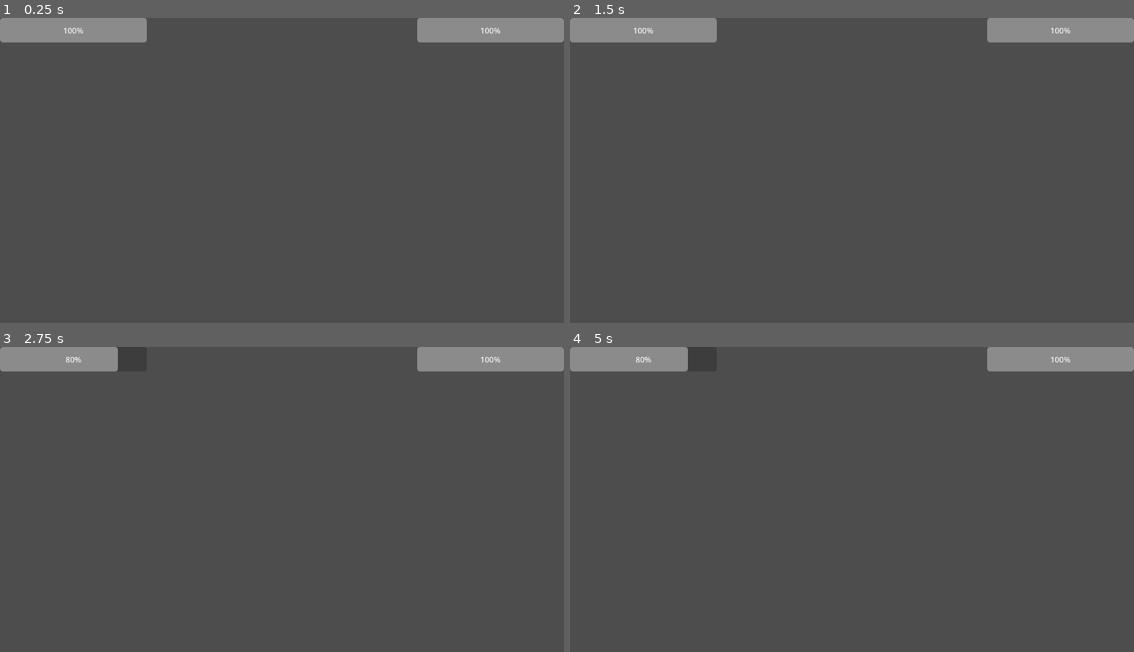
Above: before the commit, frames 1-4 (two rows, left to right).
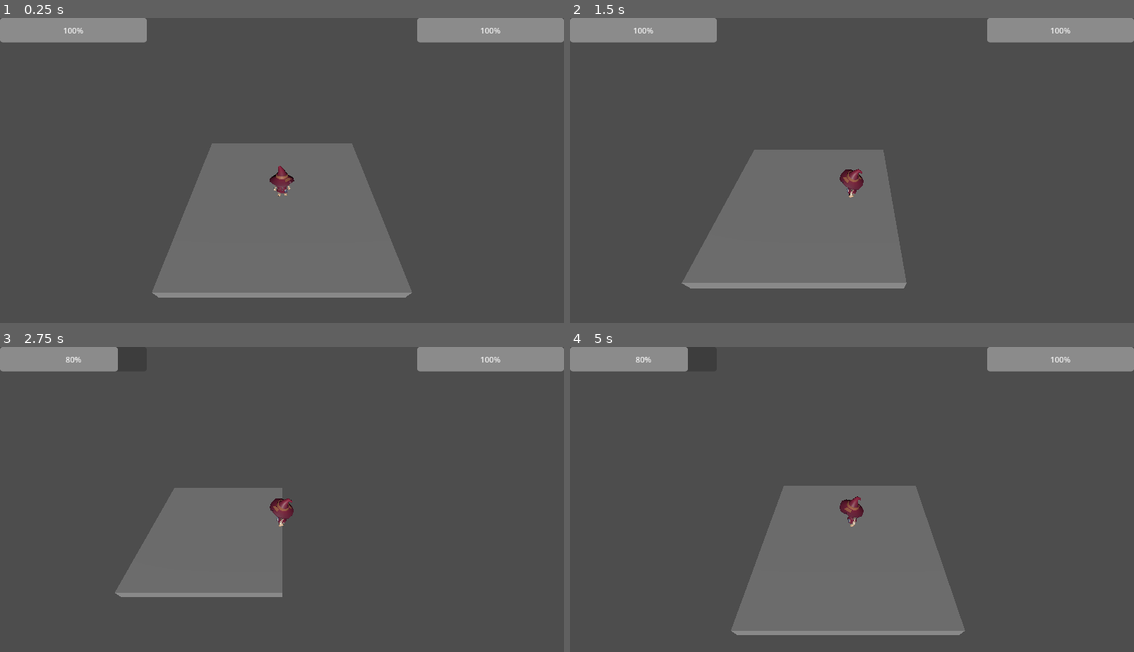
Above: after the commit, the same moments.

Repository: xatar/Gamejam17
Game: Godot game, scene res://Maps/game.tscn
Two runs of this game, one before a commit and one after it. Both use one fixed random seed, a clock stepped at 60 frames per second and the inputs below.
Inputs (mouse positions are in pixels of both pictures, inside the frame that each line leads up to):
- Up to frame 1 (0.25 s): no input
- Up to frame 2 (1.5 s): tap Enter (ui_accept) at 0.5, 0.6, 0.77, 1.07 s; move the mouse to (976, 161) at 0.52 s; hold D (move_right, bound only after the commit) 0.53-1.28 s; move the mouse to (739, 191) at 1.27 s; hold S (move_back, bound only after the commit) from 1.28 s (still down); tap H (heal) at 1.35 s
- Up to frame 3 (2.75 s): tap Enter (ui_accept) at 1.52, 1.55, 1.82, 2.3 s; move the mouse to (338, 435) at 2.02 s; release S (move_back, bound only after the commit) at 2.03 s; hold D (move_right, bound only after the commit) from 2.03 s (still down); tap X (take_damage) at 2.1 s
- Up to frame 4 (5 s): move the mouse to (823, 569) at 2.77 s; release D (move_right, bound only after the commit) at 2.78 s; hold W (move_forward, bound only after the commit) 2.78-3.53 s; tap Enter (ui_accept) at 2.85, 3.02, 3.32, 3.77, 3.8, 4.07, 4.52, 4.55, 4.82 s; move the mouse to (1021, 551) at 3.52 s; hold A (move_left, bound only after the commit) from 3.53 s (still down); tap H (heal) at 3.6 s; move the mouse to (682, 456) at 4.27 s; tap X (take_damage) at 4.35 s

The runs differ from the first frame. In frame 1, 18% of the frame differs, in the area x 26-74%, y 41-92%; in frame 2, 14%; in frame 3, 8.9%; in frame 4, 16%.

Commit message:
Added Top-Down Movement

Diff:
--- a/Character/Player/Scenes/player.tscn
+++ b/Character/Player/Scenes/player.tscn
@@ -1,9 +1,12 @@
-[gd_scene load_steps=5 format=3 uid="uid://d0v5f8t7pe0qd"]
+[gd_scene load_steps=7 format=3 uid="uid://d0v5f8t7pe0qd"]
 
 [ext_resource type="Script" uid="uid://dvcus4d3y8q5g" path="res://Character/Player/Scripts/player.gd" id="1_rg7kn"]
 [ext_resource type="Script" uid="uid://0r8jlbqx68ko" path="res://Components/Scripts/health_component.gd" id="2_6w32e"]
 [ext_resource type="Script" uid="uid://3wmy368uki6" path="res://Components/Scripts/attack_component.gd" id="3_1lbty"]
 [ext_resource type="PackedScene" uid="uid://b3ccqayos0ru2" path="res://UI/Scenes/health_bar.tscn" id="3_52sos"]
+[ext_resource type="PackedScene" uid="uid://bcsrq2u2qvxaq" path="res://Assets/skeleton_mage.glb" id="5_1lbty"]
+
+[sub_resource type="CapsuleShape3D" id="CapsuleShape3D_g5gpy"]
 
 [node name="Player" type="CharacterBody3D" node_paths=PackedStringArray("health_component", "attack_component")]
 script = ExtResource("1_rg7kn")
@@ -23,3 +26,103 @@
 
 [node name="HealthBar" parent="CanvasLayer" node_paths=PackedStringArray("owning_character") instance=ExtResource("3_52sos")]
 owning_character = NodePath("../..")
+
+[node name="CollisionShape3D" type="CollisionShape3D" parent="."]
+transform = Transform3D(1, 0, 0, 0, 1, 0, 0, 0, 1, 0, 1, 0)
+shape = SubResource("CapsuleShape3D_g5gpy")
+
+[node name="skeleton_mage" parent="." instance=ExtResource("5_1lbty")]
+transform = Transform3D(-1, 0, -8.74228e-08, 0, 1, 0, 8.74228e-08, 0, -1, 0, 0, 0)
+
+[node name="Skeleton3D" parent="skeleton_mage/Rig" index="0"]
+bones/1/position = Vector3(0, 0.392064, 0)
+bones/1/rotation = Quaternion(-1.11123e-10, 0.0431578, 2.57241e-09, 0.999068)
+bones/1/scale = Vector3(1, 1, 1)
+bones/2/rotation = Quaternion(-6.93889e-18, 7.10543e-15, 4.93038e-32, 1)
+bones/2/scale = Vector3(1, 1, 1)
+bones/3/rotation = Quaternion(8.27181e-25, 3.72529e-09, -2.75506e-40, 1)
+bones/3/scale = Vector3(1, 1, 1)
+bones/4/position = Vector3(0.212007, 0.134132, 7.92996e-08)
+bones/4/rotation = Quaternion(-0.559906, -0.0608803, -0.643974, 0.517779)
+bones/4/scale = Vector3(0.999999, 0.999999, 1)
+bones/5/rotation = Quaternion(3.65498e-08, -4.88301e-08, -0.494719, 0.869053)
+bones/5/scale = Vector3(1, 0.999999, 1)
+bones/6/rotation = Quaternion(1.44633e-08, 1.26672e-08, 0.0266581, 0.999645)
+bones/6/scale = Vector3(1, 1, 1)
+bones/7/rotation = Quaternion(-0.321065, -0.325319, 0.145726, 0.87741)
+bones/7/scale = Vector3(1, 1, 1)
+bones/8/position = Vector3(8.34843e-10, 0.0961252, -0.0575)
+bones/8/rotation = Quaternion(-3.6586e-09, 6.87811e-09, -0.707107, 0.707107)
+bones/8/scale = Vector3(1, 1, 1)
+bones/9/position = Vector3(-0.212007, 0.134132, 8.6814e-08)
+bones/9/rotation = Quaternion(-0.618244, 0.0807287, 0.618012, 0.478873)
+bones/9/scale = Vector3(0.999999, 0.999999, 1)
+bones/10/rotation = Quaternion(2.09853e-08, 5.12855e-08, 0.517939, 0.855417)
+bones/10/scale = Vector3(1, 1, 1)
+bones/11/rotation = Quaternion(-4.94615e-10, -1.45974e-08, -0.0266581, 0.999645)
+bones/11/scale = Vector3(1, 1, 1)
+bones/12/rotation = Quaternion(-0.319291, 0.300524, -0.22735, 0.869512)
+bones/12/scale = Vector3(1, 1, 1)
+bones/13/position = Vector3(-1.5736e-08, 0.0961251, -0.0575)
+bones/13/rotation = Quaternion(-1.02444e-09, -4.24391e-09, 0.707107, 0.707107)
+bones/13/scale = Vector3(1, 1, 1)
+bones/14/rotation = Quaternion(-5.80608e-11, -0.0313417, -1.88012e-09, 0.999509)
+bones/14/scale = Vector3(1, 1, 1)
+bones/16/position = Vector3(0.170945, 0.113587, 1.59941e-08)
+bones/16/rotation = Quaternion(0.996185, 0.0479136, 0.0566427, -0.045939)
+bones/16/scale = Vector3(1, 1, 1)
+bones/17/rotation = Quaternion(0.165014, 6.49414e-08, -1.11407e-07, 0.986291)
+bones/17/scale = Vector3(1, 1, 1)
+bones/18/rotation = Quaternion(-0.533729, -0.260895, -1.72985e-05, 0.804405)
+bones/18/scale = Vector3(1, 1, 0.999999)
+bones/19/rotation = Quaternion(0.000263472, 0.920216, -0.391412, -5.96391e-05)
+bones/19/scale = Vector3(1, 0.999997, 1)
+bones/20/position = Vector3(-0.170945, 0.113587, 1.55755e-08)
+bones/20/rotation = Quaternion(0.997322, -0.0294574, 0.0315293, 0.0590483)
+bones/20/scale = Vector3(1, 1, 1)
+bones/21/rotation = Quaternion(0.274008, -6.38135e-08, 1.92761e-07, 0.961727)
+bones/21/scale = Vector3(1, 1, 1)
+bones/22/rotation = Quaternion(-0.559039, 0.114513, -0.00862763, 0.82115)
+bones/22/scale = Vector3(1, 1, 0.999999)
+bones/23/rotation = Quaternion(-8.93489e-05, 0.920222, -0.391398, 2.0291e-05)
+bones/23/scale = Vector3(1, 0.999998, 1)
+bones/24/rotation = Quaternion(0.707107, -2.29302e-07, -4.60552e-08, 0.707107)
+bones/25/position = Vector3(0.213918, 0.0259903, 0.173866)
+bones/25/rotation = Quaternion(-0.705092, 0.0533355, 0.0533355, 0.705092)
+bones/26/rotation = Quaternion(9.65792e-09, 1.77955e-09, 0.985719, -0.168398)
+bones/27/position = Vector3(-1.11482e-08, 0.213436, -5.36347e-09)
+bones/27/rotation = Quaternion(-1.10961e-07, 0.391084, 0.920355, -2.67919e-08)
+bones/27/scale = Vector3(1, 1, 1)
+bones/28/position = Vector3(-6.31128e-09, 0.16565, -7.10267e-09)
+bones/28/scale = Vector3(1, 1, 1)
+bones/29/rotation = Quaternion(1, -8.27364e-11, 1.94627e-07, -7.45058e-09)
+bones/29/scale = Vector3(1, 1, 1)
+bones/30/rotation = Quaternion(5.55113e-17, -6.74098e-17, -1.94669e-08, 1)
+bones/31/rotation = Quaternion(0.707107, -3.82385e-08, 1.45009e-07, 0.707107)
+bones/32/rotation = Quaternion(-0.707107, -7.05285e-08, -7.05285e-08, 0.707107)
+bones/33/rotation = Quaternion(-5.83589e-09, 6.43837e-10, 0.994809, 0.101756)
+bones/34/position = Vector3(-1.11482e-08, 0.213436, -2.50942e-15)
+bones/34/rotation = Quaternion(-1.05796e-07, 0.391084, 0.920355, -2.58643e-08)
+bones/34/scale = Vector3(1, 1, 1)
+bones/35/position = Vector3(-6.31128e-09, 0.16565, 2.70695e-09)
+bones/35/rotation = Quaternion(-0.391084, -6.73931e-08, -6.22002e-08, 0.920355)
+bones/35/scale = Vector3(1, 1, 1)
+bones/36/rotation = Quaternion(1, 3.76526e-09, 1.94879e-07, 7.45058e-09)
+bones/36/scale = Vector3(1, 1, 1)
+bones/37/rotation = Quaternion(1.00614e-16, -6.74098e-17, -1.57416e-08, 1)
+bones/37/scale = Vector3(1, 1, 1)
+bones/38/rotation = Quaternion(-0.707107, -7.27951e-08, -7.27951e-08, 0.707107)
+bones/39/position = Vector3(0.520841, 0.788312, -0.0576373)
+bones/39/rotation = Quaternion(0.794627, -1.11759e-07, 0.607098, -5.96046e-08)
+bones/40/rotation = Quaternion(-0.707107, -7.27951e-08, -7.27951e-08, 0.707107)
+bones/41/position = Vector3(-0.510844, 0.788312, 0.0597369)
+bones/41/rotation = Quaternion(-0.758253, -1.52737e-07, 0.651961, -1.11759e-08)
+bones/41/scale = Vector3(1, 1, 1)
+
+[node name="Skeleton_Mage_Hat" parent="skeleton_mage/Rig/Skeleton3D" index="0"]
+transform = Transform3D(0.99972, -1.40143e-09, 0.0236466, 1.39341e-09, 1, 3.55686e-10, -0.0236466, -3.22637e-10, 0.99972, 0.000286014, 1.7705, -6.90145e-06)
+
+[node name="AnimationPlayer" parent="skeleton_mage" index="1"]
+autoplay = "Idle"
+
+[editable path="skeleton_mage"]
--- a/Character/Player/Scripts/player.gd
+++ b/Character/Player/Scripts/player.gd
@@ -1,8 +1,49 @@
 class_name Player
 extends Character
+
+@export var speed: float = 5.0
+@export var jump_velocity: float = 4.5
+@export var camera: Camera3D
+
+func _unhandled_input(event: InputEvent) -> void:
+	pass
 
 func _physics_process(delta: float) -> void:
 	if Input.is_action_just_pressed("take_damage"):
 		attack_component.deal_damage(10.0, self)
 	if Input.is_action_just_pressed("heal"):
 		health_component.heal(10.0)
+
+	if not is_on_floor():
+		velocity += get_gravity() * delta
+
+	if Input.is_action_just_pressed("ui_accept") and is_on_floor():
+		velocity.y = jump_velocity
+
+	var input_dir: Vector2 = Input.get_vector("move_left", "move_right", "move_forward", "move_back")
+	var direction: Vector3 = Vector3(input_dir.x, 0.0, input_dir.y).normalized()
+
+	if direction:
+		velocity.x = direction.x * speed
+		velocity.z = direction.z * speed
+	else:
+		velocity.x = move_toward(velocity.x, 0.0, speed)
+		velocity.z = move_toward(velocity.z, 0.0, speed)
+
+	move_and_slide()
+
+	var mouse_position: Vector2 = get_viewport().get_mouse_position()
+	var ray_origin: Vector3 = camera.project_ray_origin(mouse_position)
+	var ray_direction: Vector3 = ray_origin + camera.project_ray_normal(mouse_position) * 1000
+	var ray_query: PhysicsRayQueryParameters3D = PhysicsRayQueryParameters3D.create(ray_origin, ray_direction)
+
+	ray_query.collide_with_bodies = true
+
+	var space_state: PhysicsDirectSpaceState3D = get_world_3d().direct_space_state
+	var ray_result: Dictionary = space_state.intersect_ray(ray_query)
+
+	if !ray_result.is_empty():
+		if ray_result.collider != self:
+			var target_position: Vector3 = ray_result.position
+			target_position.y = global_transform.origin.y
+			look_at(target_position)
--- a/Maps/game.tscn
+++ b/Maps/game.tscn
@@ -1,12 +1,44 @@
-[gd_scene load_steps=3 format=3 uid="uid://cmufaefydtm8i"]
+[gd_scene load_steps=7 format=3 uid="uid://cmufaefydtm8i"]
 
 [ext_resource type="PackedScene" uid="uid://d0v5f8t7pe0qd" path="res://Character/Player/Scenes/player.tscn" id="1_y2ywj"]
 [ext_resource type="PackedScene" uid="uid://4vtgbqxa3dgg" path="res://Character/Boss/Scenes/boss.tscn" id="2_y2ywj"]
+[ext_resource type="Script" uid="uid://l8fdx4e6bkea" path="res://Maps/spring_arm_3d.gd" id="3_1ldu1"]
+
+[sub_resource type="BoxMesh" id="BoxMesh_y2ywj"]
+
+[sub_resource type="BoxShape3D" id="BoxShape3D_y2ywj"]
+size = Vector3(14.5645, 1, 14.1041)
+
+[sub_resource type="SphereShape3D" id="SphereShape3D_1ldu1"]
 
 [node name="Game" type="Node2D"]
 
-[node name="Player" parent="." instance=ExtResource("1_y2ywj")]
+[node name="Player" parent="." node_paths=PackedStringArray("camera") instance=ExtResource("1_y2ywj")]
 unique_name_in_owner = true
-transform = Transform3D(1, 0, 0, 0, 1, 0, 0, 0, 1, 491.045, 99.5388, 0)
+transform = Transform3D(-1, 0, -8.74228e-08, 0, 1, 0, 8.74228e-08, 0, -1, 0, 0.688677, 0)
+camera = NodePath("../SpringArm3D/Camera3D")
 
 [node name="Boss" parent="." instance=ExtResource("2_y2ywj")]
+
+[node name="DirectionalLight3D" type="DirectionalLight3D" parent="."]
+transform = Transform3D(1, 0, 0, 0, 0.857724, 0.51411, 0, -0.51411, 0.857724, 0, 3.00637, 3.80909)
+
+[node name="RigidBody3D" type="RigidBody3D" parent="."]
+
+[node name="MeshInstance3D" type="MeshInstance3D" parent="RigidBody3D"]
+transform = Transform3D(14.5782, 0, 0, 0, 1, 0, 0, 0, 14.1134, 0, 0, 0)
+mesh = SubResource("BoxMesh_y2ywj")
+skeleton = NodePath("../..")
+
+[node name="CollisionShape3D" type="CollisionShape3D" parent="RigidBody3D"]
+transform = Transform3D(1, 0, 0, 0, 1, 0, 0, 0, 1, 0, 0, 0.000312805)
+shape = SubResource("BoxShape3D_y2ywj")
+
+[node name="SpringArm3D" type="SpringArm3D" parent="." node_paths=PackedStringArray("player")]
+transform = Transform3D(1, 0, 0, 0, 0.707107, 0.707107, 0, -0.707107, 0.707107, 0, 12, 0)
+shape = SubResource("SphereShape3D_1ldu1")
+spring_length = 15.0
+script = ExtResource("3_1ldu1")
+player = NodePath("../Player")
+
+[node name="Camera3D" type="Camera3D" parent="SpringArm3D"]
--- /dev/null
+++ b/Maps/spring_arm_3d.gd
@@ -0,0 +1,10 @@
+extends SpringArm3D
+
+@export var player: Player
+
+func _process(delta: float) -> void:
+	if not player:
+		queue_free()
+		return
+
+	position = player.position + Vector3.UP * 2
--- a/project.godot
+++ b/project.godot
@@ -42,6 +42,26 @@
 "events": [Object(InputEventKey,"resource_local_to_scene":false,"resource_name":"","device":-1,"window_id":0,"alt_press …(192 unchanged characters)…
 ]
 }
+move_left={
+"deadzone": 0.2,
+"events": [Object(InputEventKey,"resource_local_to_scene":false,"resource_name":"","device":-1,"window_id":0,"alt_pressed":false,"shift_pressed":false,"ctrl_pressed":false,"meta_pressed":false,"pressed":false,"keycode":0,"physical_keycode":65,"key_label":0,"unicode":97,"location":0,"echo":false,"script":null)
+]
+}
+move_right={
+"deadzone": 0.2,
+"events": [Object(InputEventKey,"resource_local_to_scene":false,"resource_name":"","device":-1,"window_id":0,"alt_pressed":false,"shift_pressed":false,"ctrl_pressed":false,"meta_pressed":false,"pressed":false,"keycode":0,"physical_keycode":68,"key_label":0,"unicode":100,"location":0,"echo":false,"script":null)
+]
+}
+move_forward={
+"deadzone": 0.2,
+"events": [Object(InputEventKey,"resource_local_to_scene":false,"resource_name":"","device":-1,"window_id":0,"alt_pressed":false,"shift_pressed":false,"ctrl_pressed":false,"meta_pressed":false,"pressed":false,"keycode":0,"physical_keycode":87,"key_label":0,"unicode":119,"location":0,"echo":false,"script":null)
+]
+}
+move_back={
+"deadzone": 0.2,
+"events": [Object(InputEventKey,"resource_local_to_scene":false,"resource_name":"","device":-1,"window_id":0,"alt_pressed":false,"shift_pressed":false,"ctrl_pressed":false,"meta_pressed":false,"pressed":false,"keycode":0,"physical_keycode":83,"key_label":0,"unicode":115,"location":0,"echo":false,"script":null)
+]
+}
 
 [rendering]
 
Binary file added: Assets/skeleton_mage.glb
Not shown, added: Assets/skeleton_mage.glb.import
Binary file added: Assets/skeleton_mage_skeleton_texture.png
Not shown, added: Assets/skeleton_mage_skeleton_texture.png.import
Not shown, added: Maps/spring_arm_3d.gd.uid
